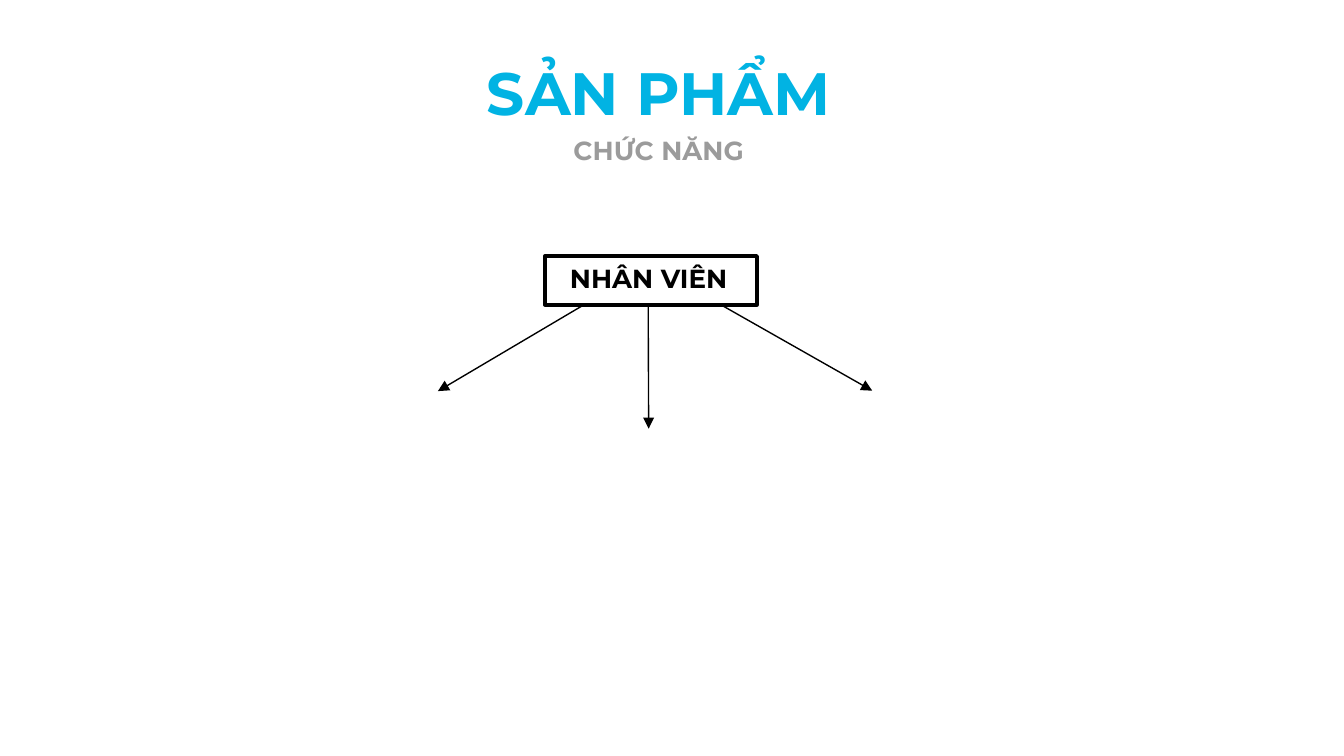
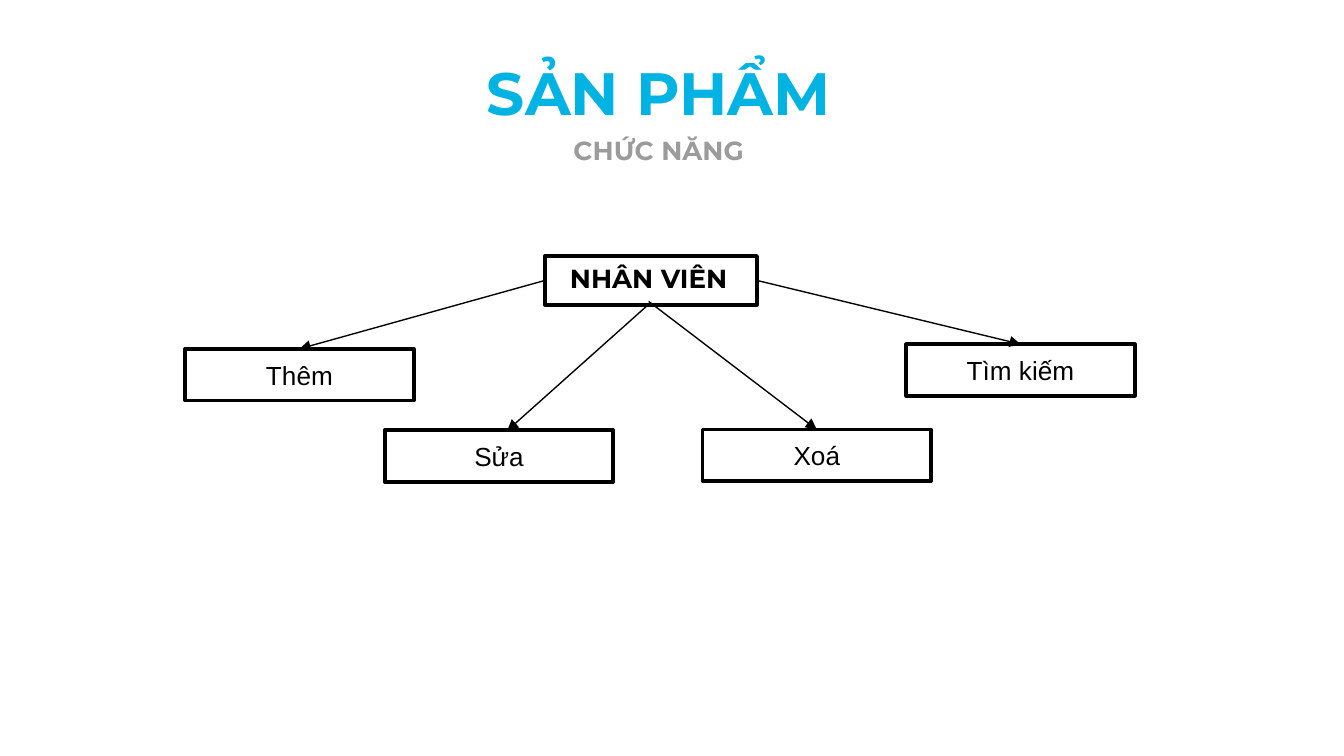
Before and after one commit to N3iV/Do-An, a slide deck: slide 4 of BaoCao/Slide.pptx. Drawn at 1344x756 pixels with LibreOffice and Linux fonts; fonts in the diff are those of the drawing. Boxes give left, top, right and bottom in pixels: in the first picture for what was removed or moved away, otherwise in the second. Text is boxed around its words. In the diff, an @@ line names an element or a change of style, - is before the commit and + after.

```diff
--- a/BaoCao/Slide.pptx
+++ b/BaoCao/Slide.pptx
@@ arrow moved from (583, 305) - (438, 391) to (544, 281) - (300, 349) @@
@@ arrow added from (757, 281) to (1020, 344), #000000 0.75 pt @@
@@ arrow moved from (648, 305) - (649, 429) to (648, 305) - (507, 430) @@
@@ arrow moved from (722, 305) - (872, 391) to (649, 301) - (817, 430) @@
@@ rectangle added at (x1=185, y1=349, x2=414, y2=401), fill #FFFFFF, outline #000000 2 pt, 14 pt, text #000000 @@
+Thêm
@@ rectangle added at (x1=906, y1=344, x2=1134, y2=395), fill #FFFFFF, outline #000000 2 pt, 14 pt, text #000000 @@
+Tìm kiếm
@@ rectangle added at (x1=384, y1=430, x2=613, y2=481), fill #FFFFFF, outline #000000 2 pt, 14 pt, text #000000 @@
+Sửa
@@ rectangle added at (x1=703, y1=430, x2=931, y2=481), fill #FFFFFF, outline #000000 2 pt, 14 pt, text #000000 @@
+Xoá
```
Also in this commit, not shown: 2 other slides changed, 7 other files.
